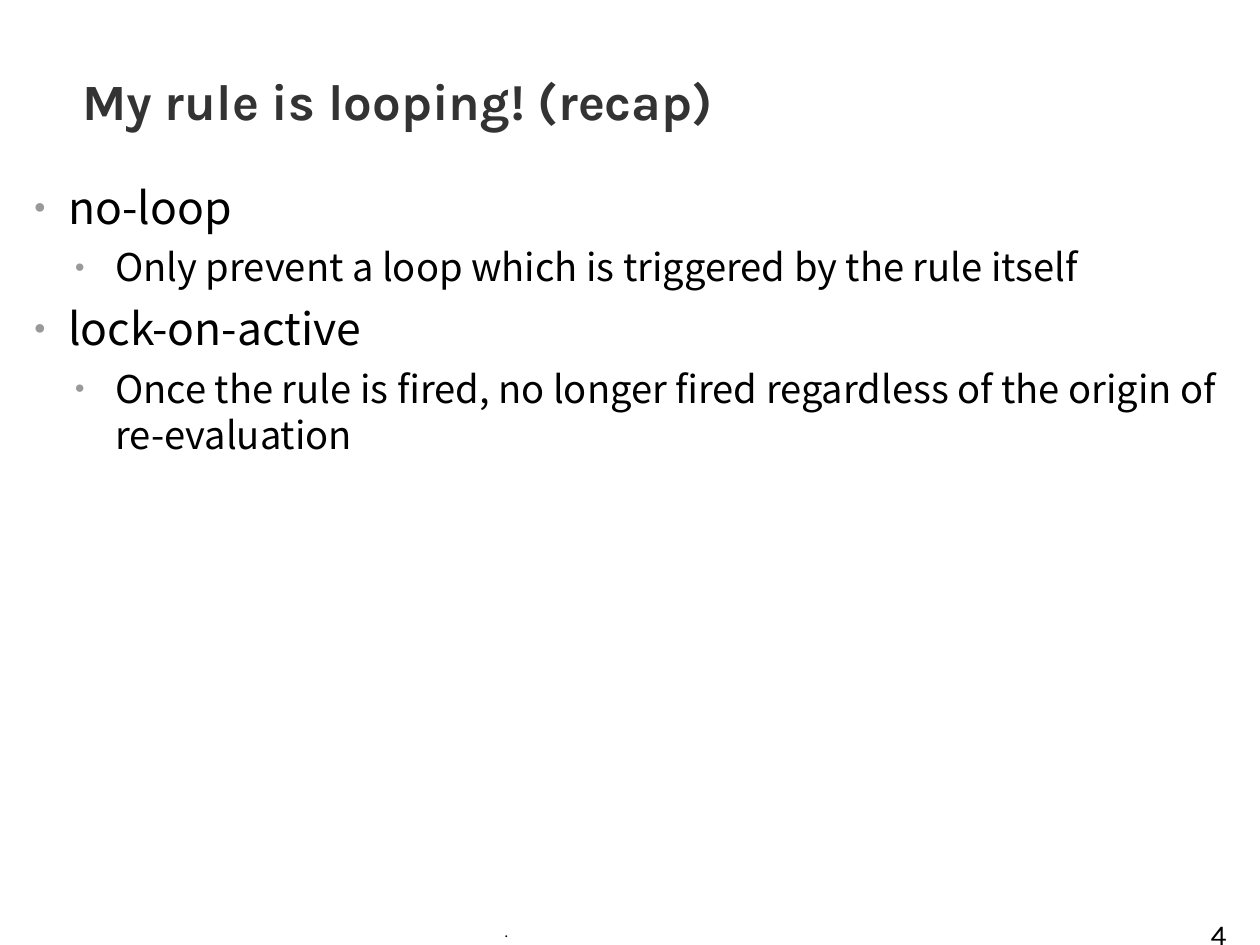
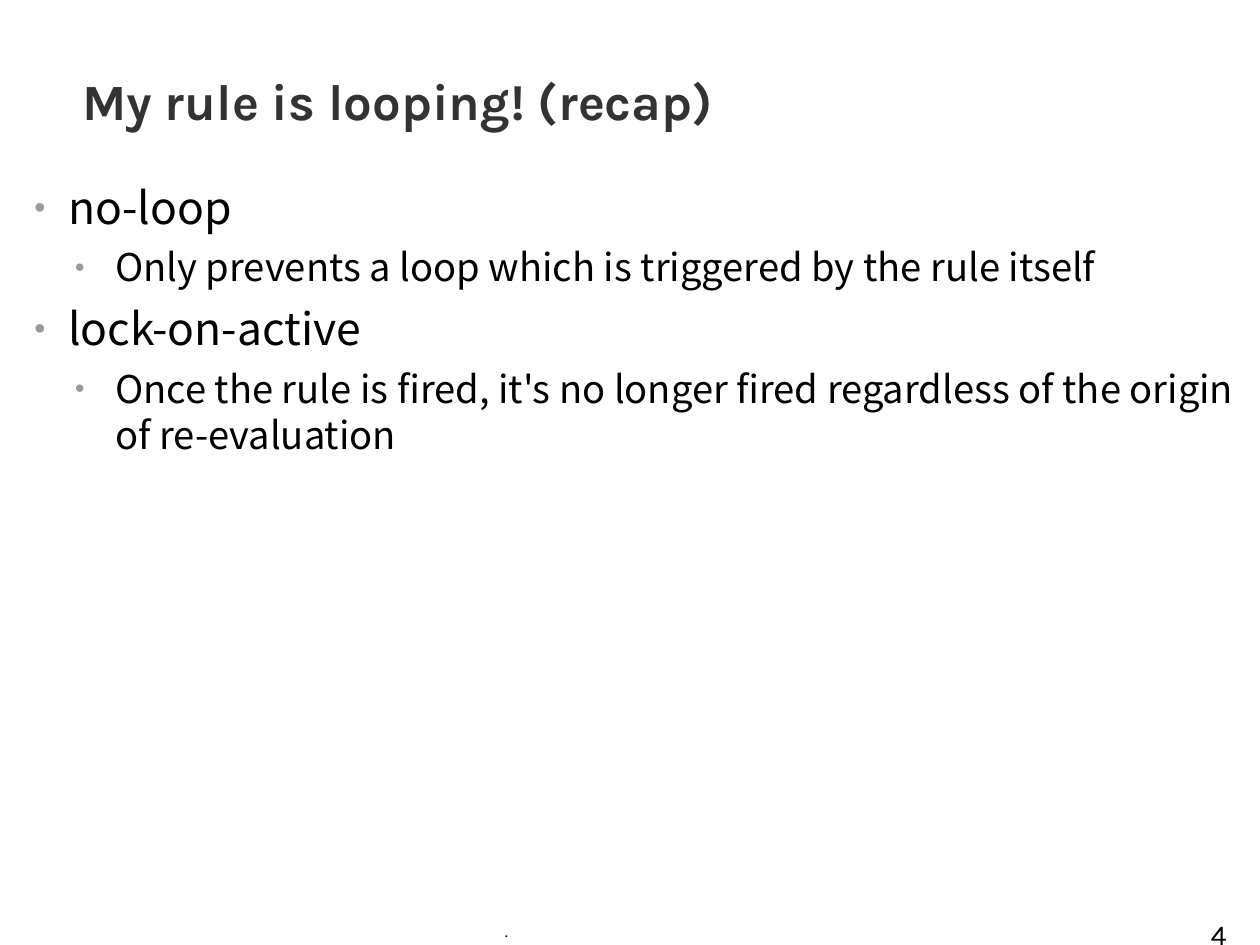
Before and after one commit to tkobayas/kie-live, a slide deck: slide 4 of 2021_Drools_trouble_shooting.odp. Drawn at 1260x945 pixels with LibreOffice and Linux fonts; fonts in the diff are those of the drawing; background and template pictures are left out. Boxes give left, top, right and bottom in pixels: in the first picture for what was removed or moved away, otherwise in the second. Text is boxed around its words. In the diff, an @@ line names an element or a change of style, - is before the commit and + after.

```diff
--- a/2021_Drools_trouble_shooting.odp
+++ b/2021_Drools_trouble_shooting.odp
@@ text at bbox=[115, 250, 1096, 291]: text changed @@
-  ● Only prevent a loop which is triggered by the rule itself
+  ● Only prevents a loop which is triggered by the rule itself
@@ text at bbox=[115, 372, 1234, 450]: text changed @@
-  ● Once the rule is fired, no longer fired regardless of the origin of re-evaluation
+  ● Once the rule is fired, it's no longer fired regardless of the origin of re-evaluation
```
Also in this commit, not shown: 3 other slides changed.
